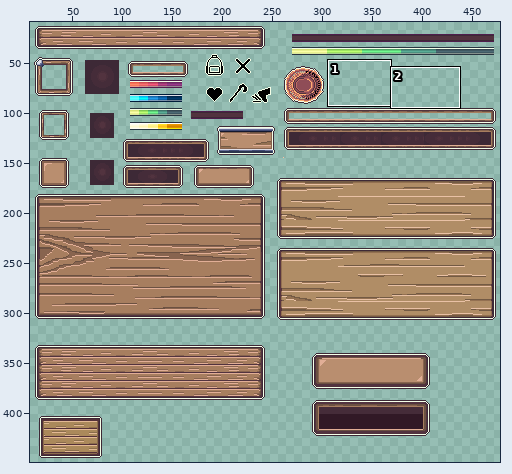
Two versions of one sprite sheet, Assets/02.Sprites/bakery_uiu.png. Above, an overview of the earlier version with the close-up marked.
Close-up. The starting point:
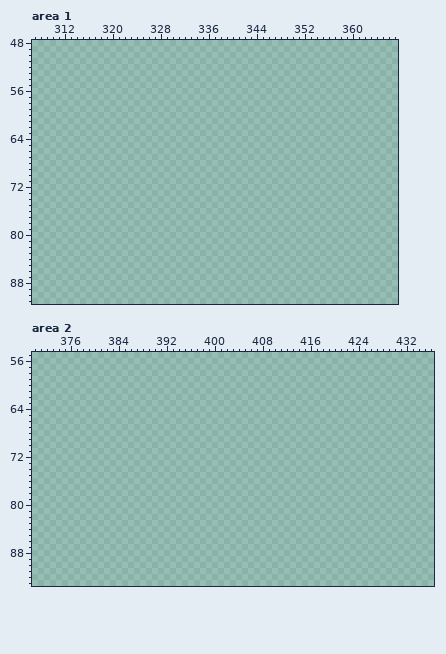
The file is 512x512 pixels. Colours within 5 levels of each other are drawn and written as one. Shown: area 1: x 307..367, y 48..91; area 2: x 370..436, y 55..93. The wide view leaves out empty margins. The commit also changed other parts of the picture, which this record leaves out.
And afterwards:
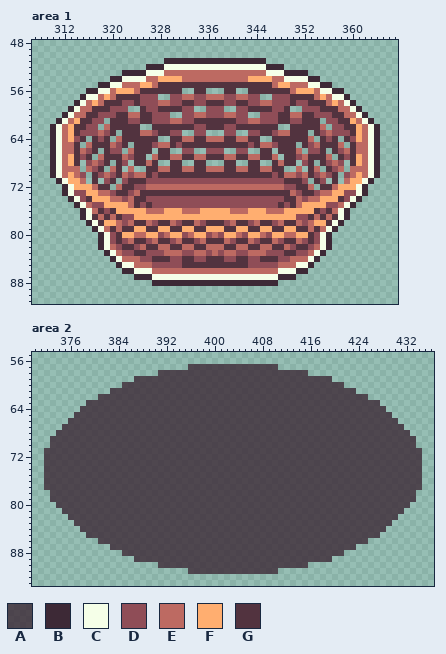
Palette (. is transparent): A #3d2936cc  B #3d2936  C #f5ffe8  D #8f4d57  E #bd6a62  F #ffae70  G #52333f
Changes in this commit:
Changed rows in their new state; - is an unchanged pixel.
Area 1:
first column x 310:
51 -------------------BBBBBBBBBBBBBBBBB-------------------
52 ----------------BBBCCCCCCCCCCCCCCCCCBBB----------------
53 ------------BBBBCCCEEEEEEEEEEEEEEEEECCCBBBB------------
54 ----------BBCCCCEEFFFFEEEEEEEEEEEFFFFEECCCCBB----------
55 --------BBCCEEEFFEGGGGGGGGGGGGGGGGGGGEFFEEECCBB--------
56 ------BBCCEFFFEGGGGGGG--GG---GG--GGGGGGGEFFFECCBB------
57 -----BCCEFEGGGGDDD--DDEEDDEEEDDEEDD--DDDGGGGEFECCB-----
58 ----BCEFEGGGDDGDDDEEDDGGDDGGGDDGGDDEEDDDGDDGGGEFECB----
59 ---BCEEGGGDDD--GDDGGGGDD--DDD--DDGGGGDDG--DDDGGGEECB---
60 --BCEEGGDDDGGEEGGDDD--DDEEDDDEEDD--DDDGGEEGGDDDGGEECB--
61 -BCEFGGDD-GGGDDGGDDDEEDDGGGGGGGDDEEDDDGGDDGGG-DDGGFECB-
62 BCEFGGDD-EGGGGG--GGGGGGGDDGGGDDGGGGGGG--GGGGGE-DDGGFECB
63 BCEFGDDDEDG-GGGEEDGGDD--DD---DD--DDGGDEEGGG-GDEDDDGFECB
64 BCEFDG-GDG-EGGGGGG--GGEEGGEEEGGEEGG--GGGGGGE-GDG-GDFECB
65 BCEEG-EGGGEDG-GGGDEEGDGGGGGGGGGGGDGEEDGGG-GDEGGGE-GEECB
66 BCEEGEDG-GDD-EGGG-GG--DD--DDD--DD--GG-GGGE-DDG-GDEGEECB
67 BCEFGDG-EGGGEDGG-EGGEEGGEEGGGEEGGEEGGE-GGDEGGGE-GDGFECB
68 BCEFG-DEDG-GD-GGEG--GG--GG---GG--GG--GEGG-DG-GDED-GFECB
69 BCEEE-EDG-EG-E--GGEEGGEEGGEEEGGEEGGEEGG--E-GE-GDE-EEECB
70 BCEFED-GDEDGEDEEGDGGGGGGGGGGGGGGGGGGGDGEEDEGDEDG-DEFECB
71 -BCFFE-G-DG-DGGGDDDDDDDDDDDDDDDDDDDDDDDGGGD-GD-G-EFFCB-
72 --BCFFFEGG-EGGDDEEEEEEEEEEEEEEEEEEEEEEEDDGGE-GGEFFFCB--
73 --BCDDFFEEDGGDEGGGGGGGGGGGGGGGGGGGGGGGGGEDGGDEEFFDDCB--
74 ---BCDGFFFEEDEGGDDDDDDDDDDDDDDDDDDDDDDDGGEDEEFFFGDCB---
75 ----BCEDDFFFFEGDGDDDDDDDDDDDDDDDDDDDDDGDGEFFFFDDECB----
76 -----BCEGDGFFFFFEEEFFFEEEFFFFFEEEFFFEEEFFFFFGDGECB-----
77 -----BCGEGEGDDFFFFFFFFFFFFFFFFFFFFFFFFFFFDDGEGEGCB-----
78 ------BCGFFEDEGGEDGGEDGGEDGGGDEGGDEGGDEGGEDEFFGCB------
79 -------BCEGEGGFFGGFFGGFFGGFFFGGFFGGFFGGFFGGEGECB-------
80 --------BCDGFFEEFFDEFFDEFFDEDFFEDFFEDFFEEFFGDCB--------
81 --------BCDGDEGGDEGGDEGGDEGGGEDGGEDGGEDGGEDGDCB--------
82 --------BCEDGGDEGGEEGGEEGGEEEGGEEGGEEGGEDGGDECB--------
83 ---------BCEDDGGDDDEEEDDEEDEDEEDDEEEDDDGGDDECB---------
84 ----------BCEEEDDGGGDDGGDDGGGDDGGDDGGGDDEEECB----------
85 -----------BCCEEEDDDDDGGGGGGGGGGGDDDDDEEECCB-----------
86 ------------BBCCCEEEEEEEEEEEEEEEEEEEEECCCBB------------
87 --------------BBBCCCCCCCCCCCCCCCCCCCCCBBB--------------
88 -----------------BBBBBBBBBBBBBBBBBBBBB-----------------
Area 2:
first column x 372:
57 ------------------------AAAAAAAAAAAAAAA------------------------
58 -------------------AAAAAAAAAAAAAAAAAAAAAAAAA-------------------
59 ---------------AAAAAAAAAAAAAAAAAAAAAAAAAAAAAAAAA---------------
60 -------------AAAAAAAAAAAAAAAAAAAAAAAAAAAAAAAAAAAAA-------------
61 -----------AAAAAAAAAAAAAAAAAAAAAAAAAAAAAAAAAAAAAAAAA-----------
62 ---------AAAAAAAAAAAAAAAAAAAAAAAAAAAAAAAAAAAAAAAAAAAAA---------
63 -------AAAAAAAAAAAAAAAAAAAAAAAAAAAAAAAAAAAAAAAAAAAAAAAAA-------
64 ------AAAAAAAAAAAAAAAAAAAAAAAAAAAAAAAAAAAAAAAAAAAAAAAAAAA------
65 -----AAAAAAAAAAAAAAAAAAAAAAAAAAAAAAAAAAAAAAAAAAAAAAAAAAAAA-----
66 ----AAAAAAAAAAAAAAAAAAAAAAAAAAAAAAAAAAAAAAAAAAAAAAAAAAAAAAA----
67 ---AAAAAAAAAAAAAAAAAAAAAAAAAAAAAAAAAAAAAAAAAAAAAAAAAAAAAAAAA---
68 --AAAAAAAAAAAAAAAAAAAAAAAAAAAAAAAAAAAAAAAAAAAAAAAAAAAAAAAAAAA--
69 -AAAAAAAAAAAAAAAAAAAAAAAAAAAAAAAAAAAAAAAAAAAAAAAAAAAAAAAAAAAAA-
70 -AAAAAAAAAAAAAAAAAAAAAAAAAAAAAAAAAAAAAAAAAAAAAAAAAAAAAAAAAAAAA-
71 AAAAAAAAAAAAAAAAAAAAAAAAAAAAAAAAAAAAAAAAAAAAAAAAAAAAAAAAAAAAAAA
72 AAAAAAAAAAAAAAAAAAAAAAAAAAAAAAAAAAAAAAAAAAAAAAAAAAAAAAAAAAAAAAA
73 AAAAAAAAAAAAAAAAAAAAAAAAAAAAAAAAAAAAAAAAAAAAAAAAAAAAAAAAAAAAAAA
74 AAAAAAAAAAAAAAAAAAAAAAAAAAAAAAAAAAAAAAAAAAAAAAAAAAAAAAAAAAAAAAA
75 AAAAAAAAAAAAAAAAAAAAAAAAAAAAAAAAAAAAAAAAAAAAAAAAAAAAAAAAAAAAAAA
76 AAAAAAAAAAAAAAAAAAAAAAAAAAAAAAAAAAAAAAAAAAAAAAAAAAAAAAAAAAAAAAA
77 AAAAAAAAAAAAAAAAAAAAAAAAAAAAAAAAAAAAAAAAAAAAAAAAAAAAAAAAAAAAAAA
78 -AAAAAAAAAAAAAAAAAAAAAAAAAAAAAAAAAAAAAAAAAAAAAAAAAAAAAAAAAAAAA-
79 -AAAAAAAAAAAAAAAAAAAAAAAAAAAAAAAAAAAAAAAAAAAAAAAAAAAAAAAAAAAAA-
80 --AAAAAAAAAAAAAAAAAAAAAAAAAAAAAAAAAAAAAAAAAAAAAAAAAAAAAAAAAAA--
81 ---AAAAAAAAAAAAAAAAAAAAAAAAAAAAAAAAAAAAAAAAAAAAAAAAAAAAAAAAA---
82 ----AAAAAAAAAAAAAAAAAAAAAAAAAAAAAAAAAAAAAAAAAAAAAAAAAAAAAAA----
83 -----AAAAAAAAAAAAAAAAAAAAAAAAAAAAAAAAAAAAAAAAAAAAAAAAAAAAA-----
84 ------AAAAAAAAAAAAAAAAAAAAAAAAAAAAAAAAAAAAAAAAAAAAAAAAAAA------
85 -------AAAAAAAAAAAAAAAAAAAAAAAAAAAAAAAAAAAAAAAAAAAAAAAAA-------
86 ---------AAAAAAAAAAAAAAAAAAAAAAAAAAAAAAAAAAAAAAAAAAAAA---------
87 -----------AAAAAAAAAAAAAAAAAAAAAAAAAAAAAAAAAAAAAAAAA-----------
88 -------------AAAAAAAAAAAAAAAAAAAAAAAAAAAAAAAAAAAAA-------------
89 ---------------AAAAAAAAAAAAAAAAAAAAAAAAAAAAAAAAA---------------
90 -------------------AAAAAAAAAAAAAAAAAAAAAAAAA-------------------
91 ------------------------AAAAAAAAAAAAAAA------------------------
Where, in picture pixels (left, top, right, bottom), the same in both close-ups:
added: (50, 58, 380, 286)
added: (44, 364, 422, 574)
